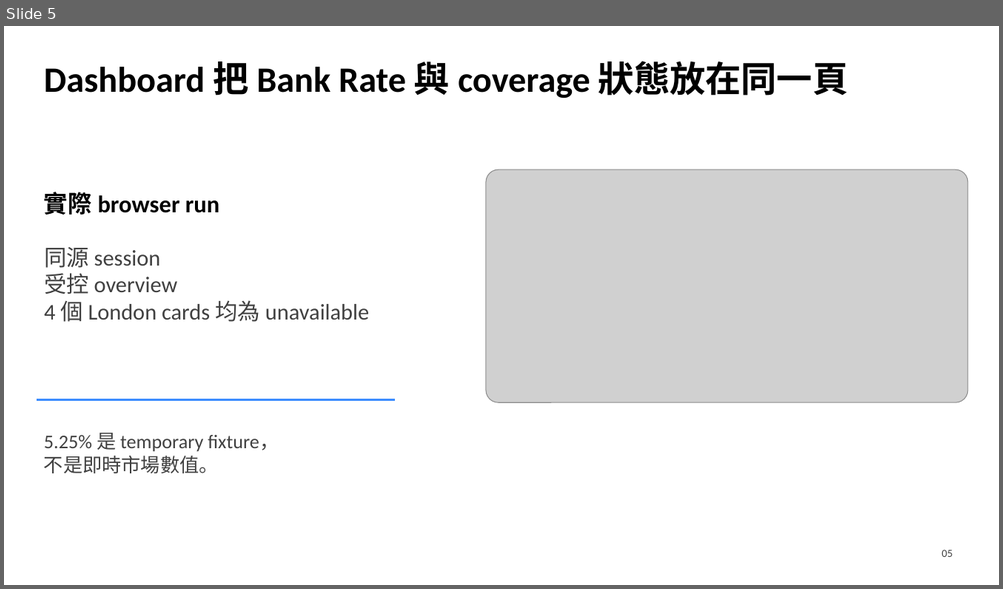
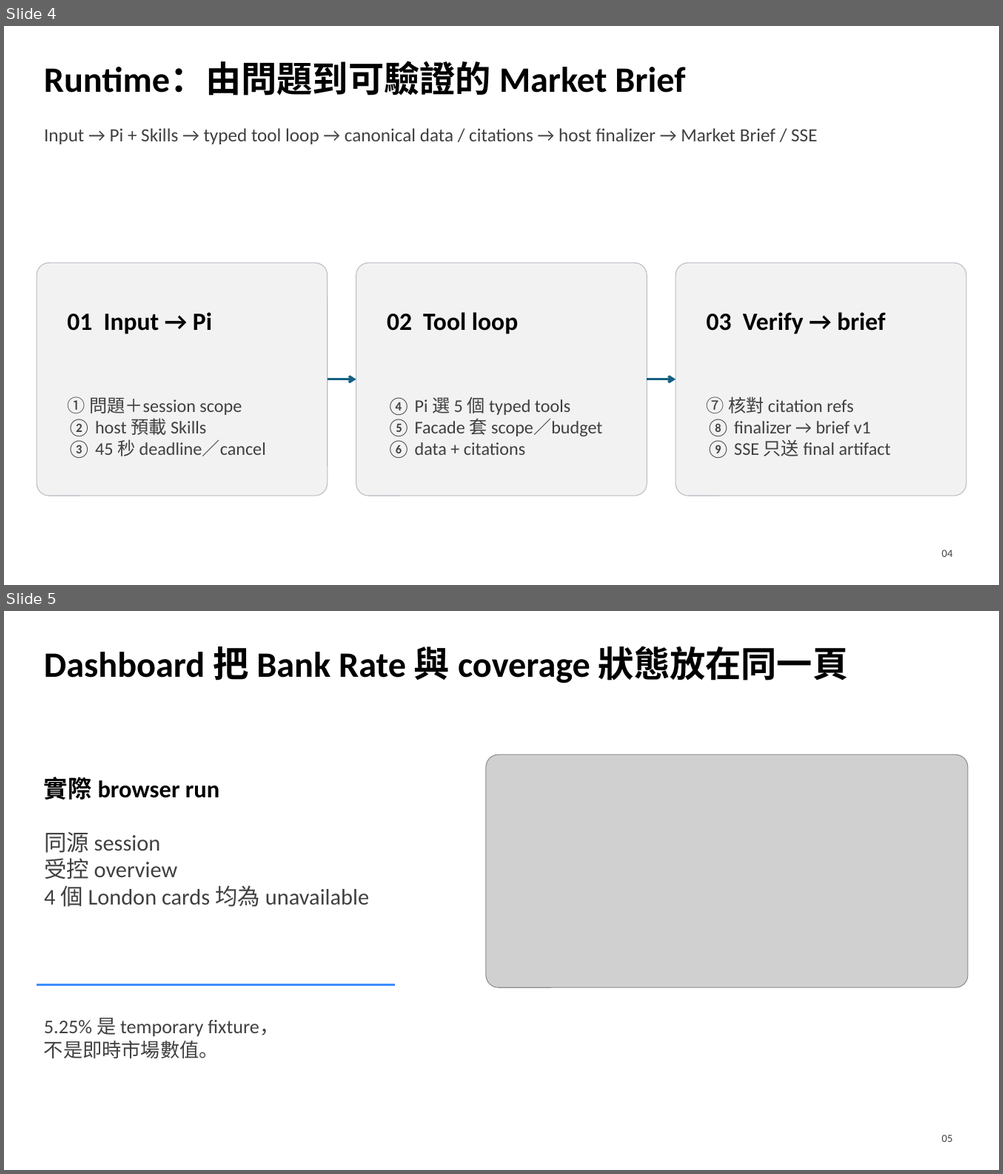
Before and after one commit to ricoyudog/london_real_estate, a slide deck: docs/London-Market-Desk-Architecture-and-Demo-2026-08-02.pptx. Shown one above the other, each under a label of ours: slide 5 before the commit, slides 4 and 5 after it. The pictures are 1003x589 and 1003x1174 pixels, drawn with LibreOffice and Linux fonts; fonts in the diff are those of the drawing; grey boxes stand for pictures. Boxes give left, top, right and bottom in pixels: in the first picture for what was removed or moved away, otherwise in the second. Text is boxed around its words. In the diff, an @@ line names an element or a change of style, - is before the commit and + after.

Commit message:
docs: record full-stack market desk verification

```diff
--- a/docs/London-Market-Desk-Architecture-and-Demo-2026-08-02.pptx
+++ b/docs/London-Market-Desk-Architecture-and-Demo-2026-08-02.pptx
@@ slide 4 added at (4,26,999,585), background #FFFFFF @@
@@ text added at (44,62,685,96), 34.5 pt, text #000000, bold @@
+Runtime：由問題到可驗證的 Market Brief
@@ text added at (44,128,817,144), 18 pt, text #404040 @@
+Input → Pi + Skills → typed tool loop → canonical data / citations → host finalizer → Market Brief / SSE
@@ rounded rectangle added at (37,264,328,496), fill #F2F2F2, outline #B8BCC4 0.75 pt @@
@@ rounded rectangle added at (356,264,647,496), fill #F2F2F2, outline #B8BCC4 0.75 pt @@
@@ rounded rectangle added at (675,264,967,496), fill #F2F2F2, outline #B8BCC4 0.75 pt @@
@@ text added at (67,312,212,335), 24 pt, text #000000, bold @@
+01 Input → Pi
@@ text added at (387,312,518,335), 24 pt, text #000000, bold @@
+02 Tool loop
@@ text added at (706,312,885,335), 24 pt, text #000000, bold @@
+03 Verify → brief
@@ arrow added from (327, 380) to (356, 380), #156082 2.25 pt @@
@@ arrow added from (646, 380) to (675, 380), #156082 2.25 pt @@
@@ text added at (67,397,266,458), 17.2 pt, text #404040 @@
+① 問題＋session scope
+② host 預載 Skills
+③ 45 秒 deadline／cancel
@@ text added at (387,397,602,458), 17.2 pt, text #404040 @@
+④ Pi 選 5 個 typed tools
+⑤ Facade 套 scope／budget
+⑥ data + citations
@@ text added at (706,397,891,458), 17.2 pt, text #404040 @@
+⑦ 核對 citation refs
+⑧ finalizer → brief v1
+⑨ SSE 只送 final artifact
@@ text added at (942,550,953,557), 10.5 pt, text #404040 @@
+04
```
Also in this commit, not shown: 1 slide changed, 1 slide removed, 16 other files.
